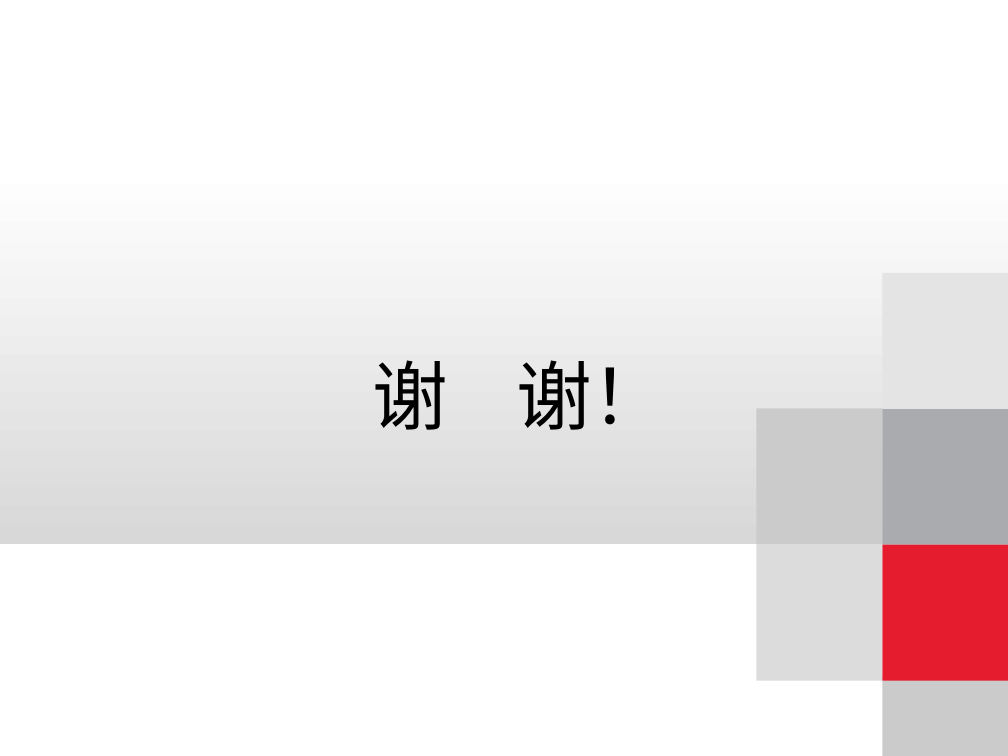
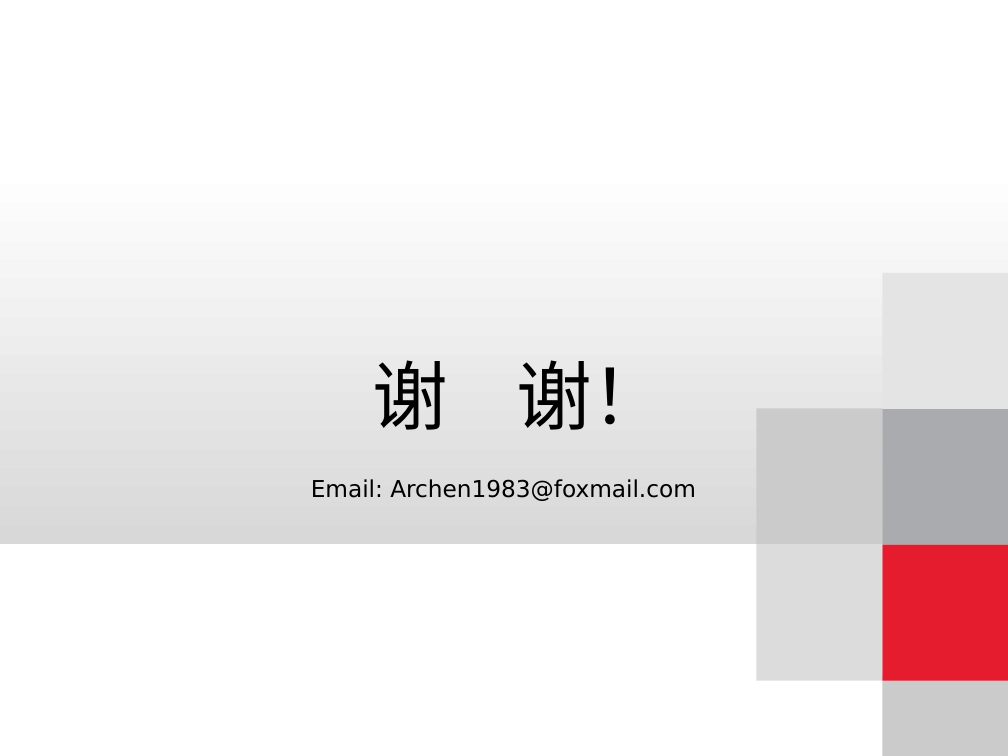
Before and after one commit to aqssxlzc/goagentAutoUpdate, a slide deck: slide 11 of RSA.pptx. Drawn at 1008x756 pixels with LibreOffice and Linux fonts; fonts in the diff are those of the drawing; background and template pictures are left out. Boxes give left, top, right and bottom in pixels: in the first picture for what was removed or moved away, otherwise in the second. Text is boxed around its words. In the diff, an @@ line names an element or a change of style, - is before the commit and + after.

```diff
--- a/RSA.pptx
+++ b/RSA.pptx
@@ subtitle added at (311,479,696,501), 16.6 pt, text #000000 @@
+Email: Archen1983@foxmail.com
```
Also in this commit, not shown: 5 other slides changed, 2 slides added, 2 slides removed.
